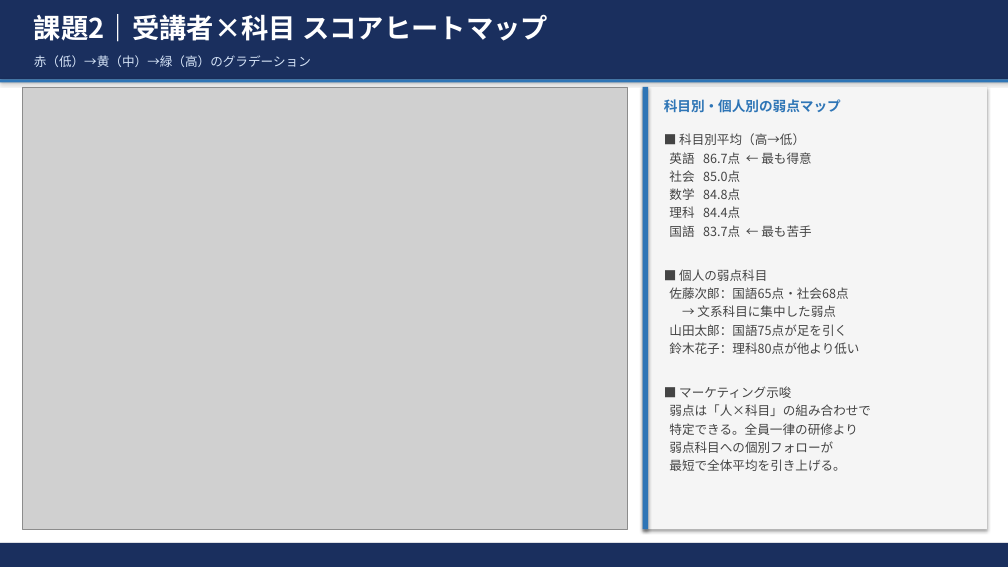
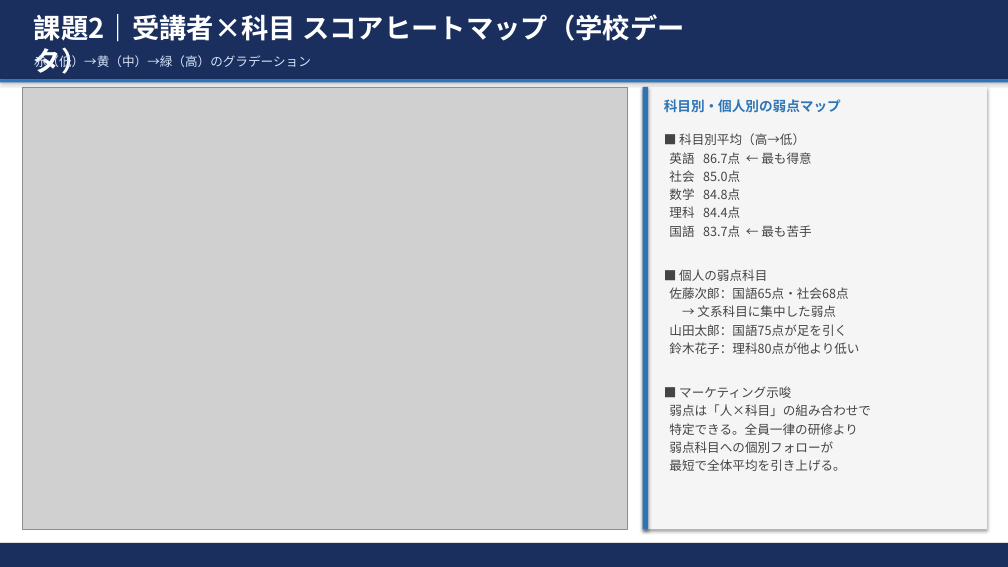
Before and after one commit to tama-shizu/kadai-data-analysis, a slide deck: slide 10 of 課題データ分析レポート.pptx (slide 8 before the commit). Drawn at 1008x567 pixels with LibreOffice and Linux fonts; fonts in the diff are those of the drawing; grey boxes stand for pictures. Boxes give left, top, right and bottom in pixels: in the first picture for what was removed or moved away, otherwise in the second. Text is boxed around its words. In the diff, an @@ line names an element or a change of style, - is before the commit and + after.

Commit message:
課題2・課題3にセクション区切りスライドを追加
- 課題3（会社データ）・課題2（学校データ）のセクション扉スライドを追加
- 全スライドのラベルに「会社データ」「学校データ」を明示
- 計13枚構成に更新

```diff
--- a/課題データ分析レポート.pptx
+++ b/課題データ分析レポート.pptx
@@ text at (34, 14, 684, 74): text changed @@
-課題2｜受講者×科目 スコアヒートマップ
+課題2｜受講者×科目 スコアヒートマップ（学校データ）
```
Also in this commit, not shown: 8 other slides changed, 2 slides added, 1 other file.
